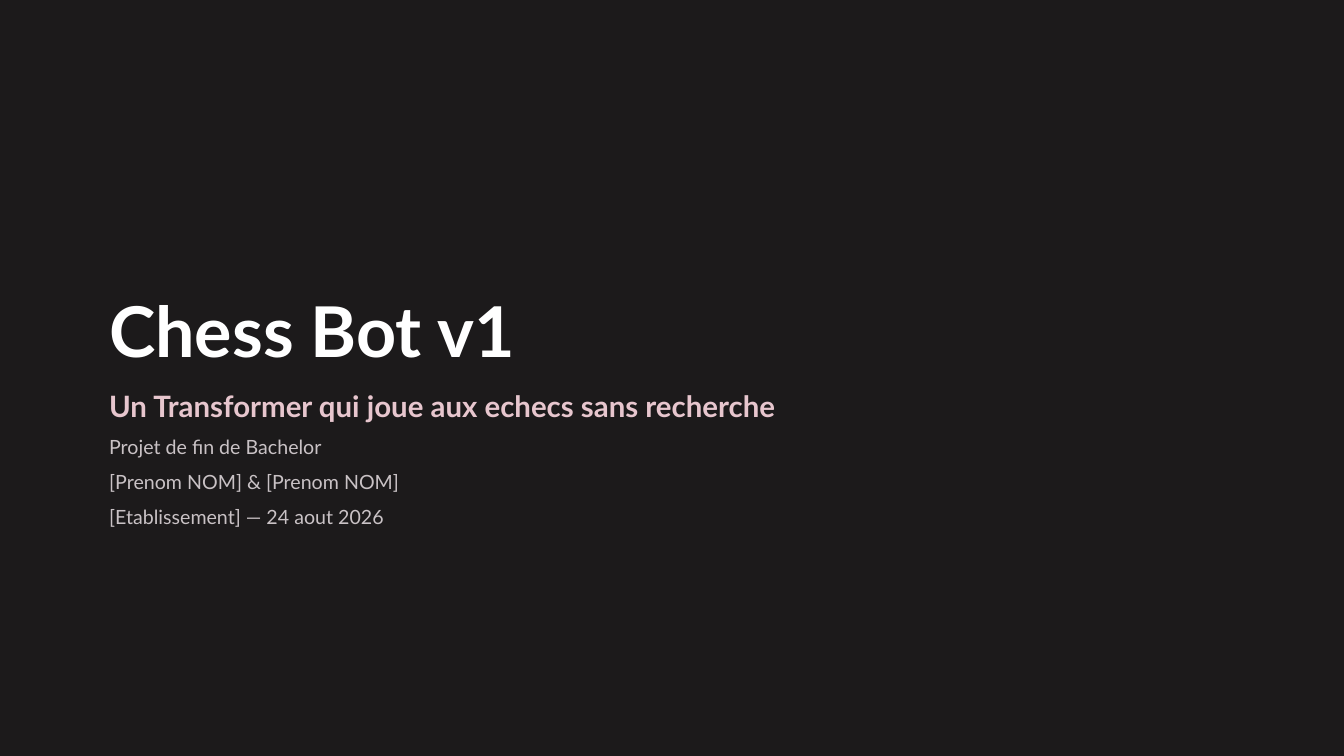
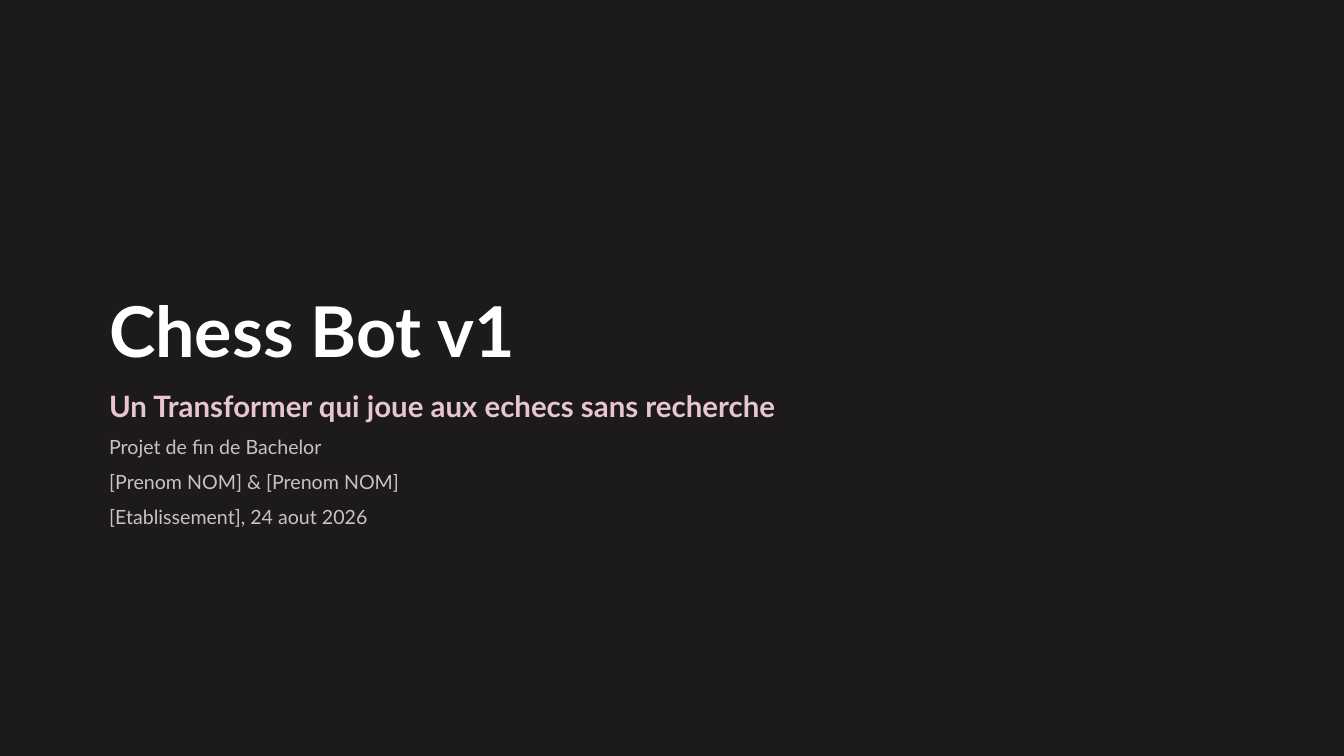
Before and after one commit to naadjath/chess-bot-v1, a slide deck: slide 1 of LIVRABLES/6-Soutenance/Soutenance.pptx. Drawn at 1344x756 pixels with LibreOffice and Linux fonts; fonts in the diff are those of the drawing. Boxes give left, top, right and bottom in pixels: in the first picture for what was removed or moved away, otherwise in the second. Text is boxed around its words. In the diff, an @@ line names an element or a change of style, - is before the commit and + after.

```diff
--- a/LIVRABLES/6-Soutenance/Soutenance.pptx
+++ b/LIVRABLES/6-Soutenance/Soutenance.pptx
@@ text at (x1=109, y1=509, x2=367, y2=527): text changed @@
-[Etablissement] — 24 aout 2026
+[Etablissement], 24 aout 2026
```
Also in this commit, not shown: 11 other slides changed, 3 other files.
